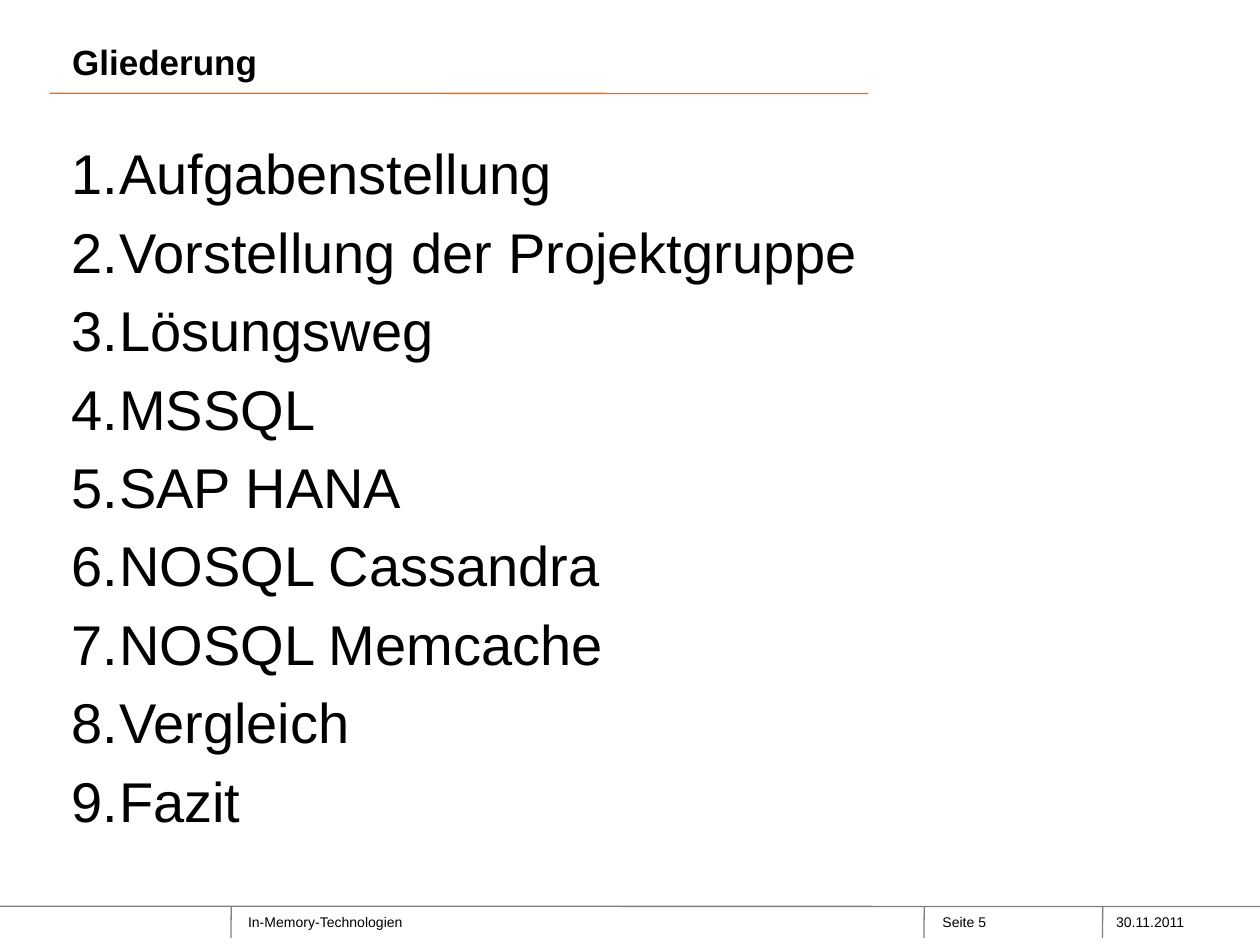
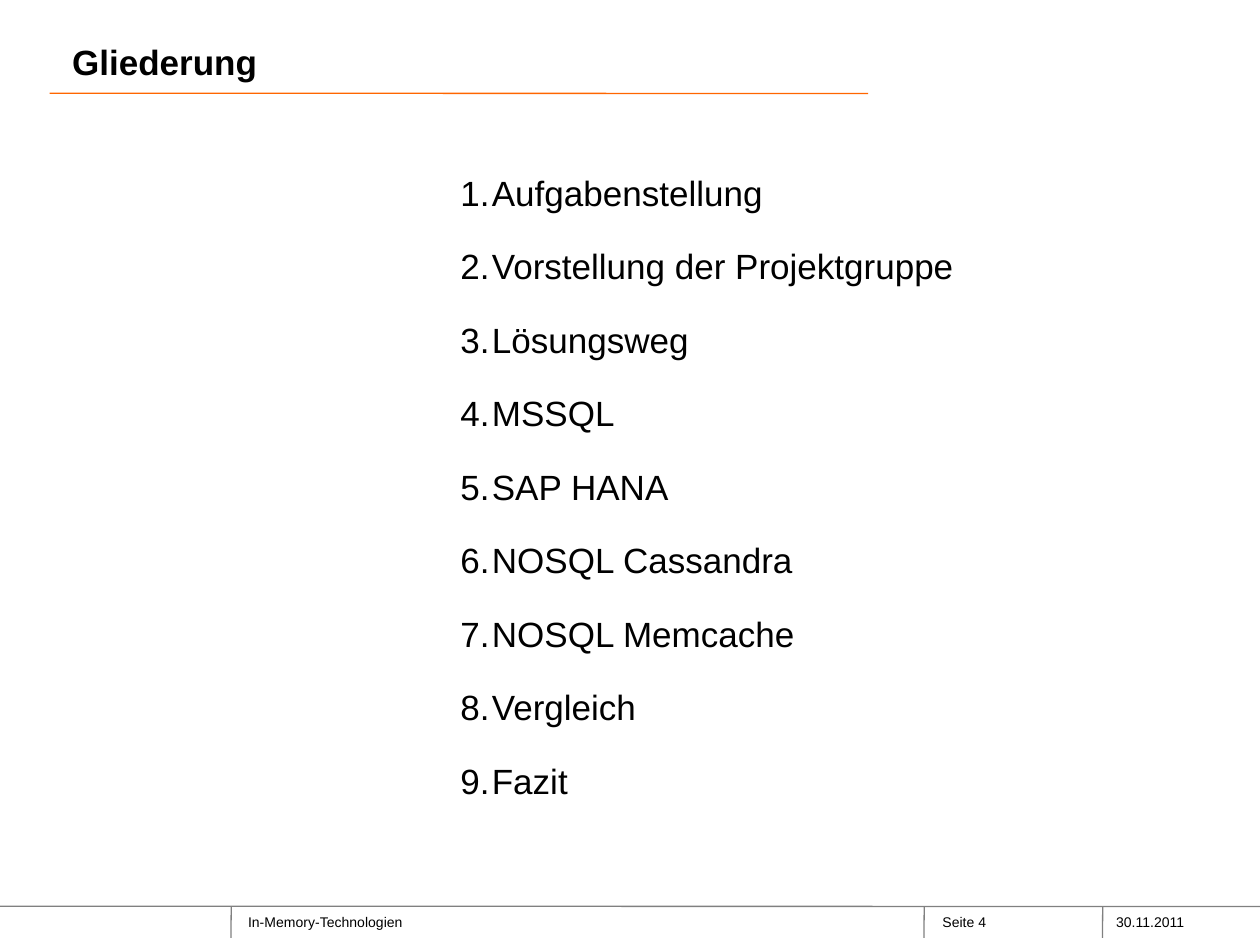
Before and after one commit to Philwi/ProjektseminarInMemory, a slide deck: slide 4 of Moritz.pptx (slide 5 before the commit). Drawn at 1260x945 pixels with LibreOffice and Linux fonts; fonts in the diff are those of the drawing; background and template pictures are left out. Boxes give left, top, right and bottom in pixels: in the first picture for what was removed or moved away, otherwise in the second. Text is boxed around its words. In the diff, an @@ line names an element or a change of style, - is before the commit and + after.

```diff
--- a/Moritz.pptx
+++ b/Moritz.pptx
@@ text "Aufgabenstellung" moved from (x1=72, y1=153, x2=857, y2=823) to (x1=460, y1=180, x2=953, y2=795) @@
@@ text "Aufgabenstellung" at (x1=460, y1=180, x2=953, y2=795): size 32 to 20 pt; list level 1 to 8 in "Aufgabenstellung"; list level 1 to 8 in "Vorstellung der Projektgruppe"; list level 1 to 8 in "Lösungsweg"; list level 1 to 8 in "MSSQL"; list level 1 to 8 in "SAP HANA"; list level 1 to 8 in "NOSQL Cassandra"; list level 1 to 8 in "NOSQL Memcache"; list level 1 to 8 in "Vergleich"; list level 1 to 8 in "Fazit" @@
@@ page number at (x1=942, y1=917, x2=986, y2=927): text changed @@
-Seite 5
+Seite 4
```
Also in this commit, not shown: 8 other slides changed, 3 slides added, 3 slides removed.
